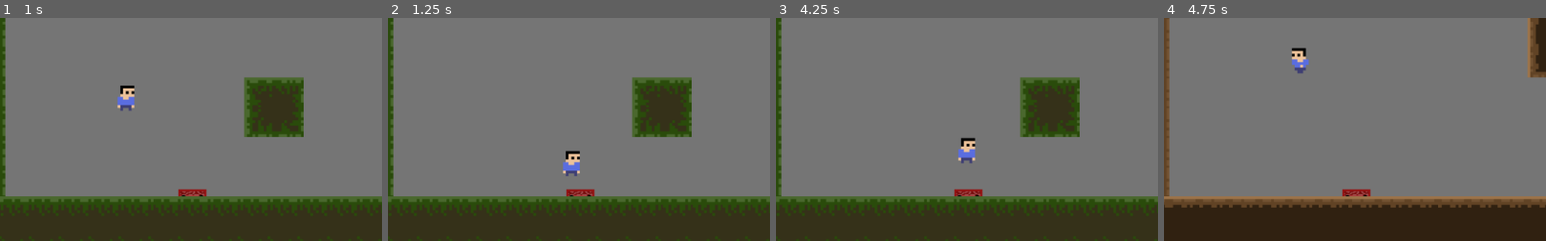
Above: before the commit, frames 1-4 (left to right).
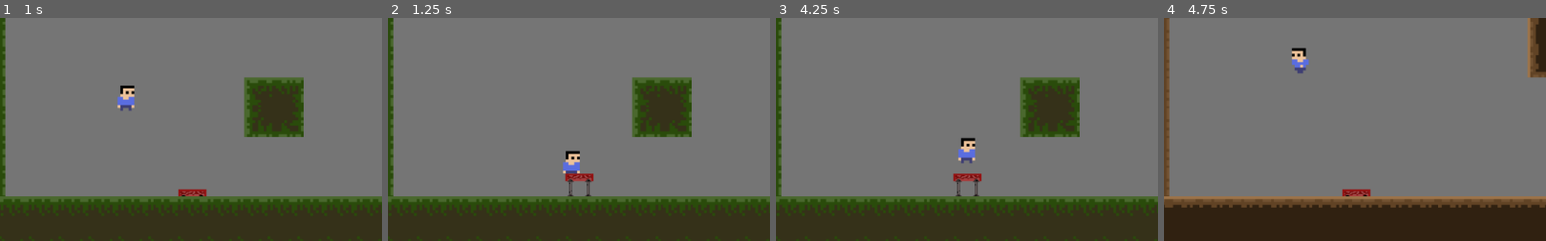
Above: after the commit, the same moments.

Repository: AeolusFS/Seal
Game: Godot game, scene res://Scene/World.tscn
Same seed, same stepped clock (60 frames per second), same inputs: the game is played once before the commit and once after it.
Inputs:
- Up to frame 1 (1 s): hold Right (ui_right) from 0.53 s (still down); hold R (Key_R) from 0.53 s (still down); tap Up (ui_up) at 0.77 s
- Up to frame 2 (1.25 s): keep holding Right (ui_right); keep holding R (Key_R)
- Up to frame 3 (4.25 s): release R (Key_R) at 1.28 s; tap Z (Key_Z) at 1.35, 2.85 s; tap Up (ui_up) at 1.52, 3.02, 3.77 s; release Right (ui_right) at 2.03 s; hold Left (ui_left) 2.03-2.78 s; hold R (Key_R) 2.03-2.78 s; hold Right (ui_right) from 2.78 s (still down); hold R (Key_R) from 3.53 s (still down)
- Up to frame 4 (4.75 s): release Right (ui_right) at 4.28 s; release R (Key_R) at 4.28 s; hold Left (ui_left) from 4.28 s (still down); tap Z (Key_Z) at 4.35 s; tap Up (ui_up) at 4.52 s
The pictures show only the part of the screen within x 4-54%, y 50-100%; the shares and areas given below are measured in that part.

Frame 1 is identical in both runs. In frame 2, 0.6% of the frame differs, in the area x 46-54%, y 69-80%; in frame 3, 0.6%; in frame 4, nothing differs.

Commit message:
spring anim

Diff:
--- a/Seals/Scene/World.gd
+++ b/Seals/Scene/World.gd
@@ -34,3 +34,7 @@
 # Called every frame. 'delta' is the elapsed time since the previous frame.
 #func _process(delta):
 #	pass
+
+
+func _on_Spring_body_entered(body):
+	pass # Replace with function body.
--- a/Seals/Scene/World.tscn
+++ b/Seals/Scene/World.tscn
@@ -1,18 +1,19 @@
-[gd_scene load_steps=48 format=2]
+[gd_scene load_steps=50 format=2]
 
 [ext_resource path="res://Scene/World.gd" type="Script" id=1]
-[ext_resource path="res://Script/Player.gd" type="Script" id=2]
-[ext_resource path="res://Art/Player/player_idle1.png" type="Texture" id=3]
-[ext_resource path="res://Art/Player/player_idle2.png" type="Texture" id=4]
-[ext_resource path="res://Art/Player/player_walking1.png" type="Texture" id=5]
-[ext_resource path="res://Art/Player/player_walking2.png" type="Texture" id=6]
-[ext_resource path="res://Art/Player/player_walking3.png" type="Texture" id=7]
-[ext_resource path="res://Art/Player/player_walking4.png" type="Texture" id=8]
-[ext_resource path="res://Environment/grass.png" type="Texture" id=9]
-[ext_resource path="res://Environment/dirt.png" type="Texture" id=10]
-[ext_resource path="res://Shaders/glow.shader" type="Shader" id=11]
-[ext_resource path="res://Art/Spring1.png" type="Texture" id=12]
-[ext_resource path="res://Script/Spring.gd" type="Script" id=13]
+[ext_resource path="res://Environment/grass.png" type="Texture" id=2]
+[ext_resource path="res://Environment/dirt.png" type="Texture" id=3]
+[ext_resource path="res://Shaders/glow.shader" type="Shader" id=4]
+[ext_resource path="res://Script/Player.gd" type="Script" id=5]
+[ext_resource path="res://Art/Player/player_idle1.png" type="Texture" id=6]
+[ext_resource path="res://Art/Player/player_idle2.png" type="Texture" id=7]
+[ext_resource path="res://Art/Player/player_walking1.png" type="Texture" id=8]
+[ext_resource path="res://Art/Player/player_walking2.png" type="Texture" id=9]
+[ext_resource path="res://Art/Player/player_walking3.png" type="Texture" id=10]
+[ext_resource path="res://Art/Player/player_walking4.png" type="Texture" id=11]
+[ext_resource path="res://Script/Spring.gd" type="Script" id=12]
+[ext_resource path="res://Art/Spring2.png" type="Texture" id=13]
+[ext_resource path="res://Art/Spring1.png" type="Texture" id=14]
 
 [sub_resource type="ConvexPolygonShape2D" id=1]
 points = PoolVector2Array( 32, 32, 0, 32, 0, 32, 32, 32 )
@@ -327,7 +328,20 @@
 [sub_resource type="RectangleShape2D" id=33]
 extents = Vector2( 9.35645, 14.171 )
 
-[sub_resource type="RectangleShape2D" id=34]
+[sub_resource type="SpriteFrames" id=34]
+animations = [ {
+"frames": [ ExtResource( 13 ), ExtResource( 13 ), ExtResource( 14 ) ],
+"loop": false,
+"name": "up",
+"speed": 5.0
+}, {
+"frames": [ ExtResource( 14 ) ],
+"loop": true,
+"name": "down",
+"speed": 2.0
+} ]
+
+[sub_resource type="RectangleShape2D" id=35]
 extents = Vector2( 16, 8 )
 
 [node name="World" type="Node"]
@@ -378,13 +392,16 @@
 
 [node name="Spring" type="Area2D" parent="."]
 position = Vector2( 424, 368 )
-script = ExtResource( 13 )
-
-[node name="Sprite" type="Sprite" parent="Spring"]
-texture = ExtResource( 12 )
+script = ExtResource( 12 )
+
+[node name="Spring_sprite" type="AnimatedSprite" parent="Spring"]
+frames = SubResource( 34 )
+animation = "down"
 
 [node name="CollisionShape2D" type="CollisionShape2D" parent="Spring"]
 position = Vector2( 0, 8 )
-shape = SubResource( 34 )
+shape = SubResource( 35 )
+[connection signal="body_entered" from="Spring" to="Spring" method="_on_Spring_body_entered"]
+[connection signal="body_exited" from="Spring" to="Spring" method="_on_Spring_body_exited"]
 [connection signal="body_shape_entered" from="Spring" to="Spring" method="_on_Spring_body_shape_entered"]
 [connection signal="hit" from="Spring" to="Player" method="_on_Spring_hit"]
--- a/Seals/Script/Spring.gd
+++ b/Seals/Script/Spring.gd
@@ -5,7 +5,7 @@
 # Declare member variables here. Examples:
 # var a = 2
 # var b = "text"
-
+onready var spring_anim = get_node("Spring_sprite")
 
 # Called when the node enters the scene tree for the first time.
 func _ready():
@@ -22,3 +22,10 @@
 
 	emit_signal("hit")     # send signal
 	#$CollisionShape2D.set_deferred("disabled", true)   # forbid collision
+
+
+
+func _on_Spring_body_entered(body):
+	if body.name == "Player":
+		spring_anim.set_frame(0)
+		spring_anim.play("up")
Not shown: 4 places in Seals/Scene/World.tscn that only renumber resources
